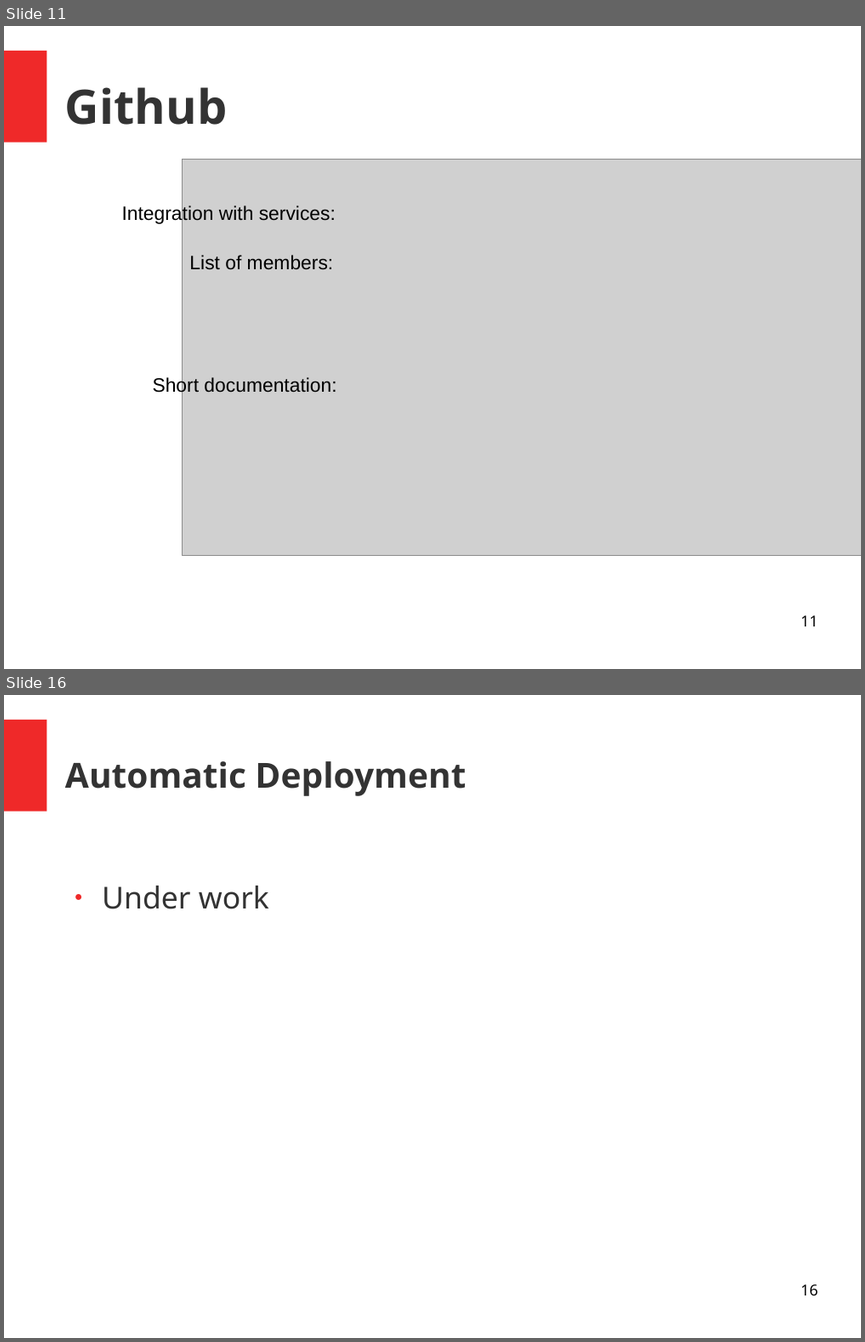
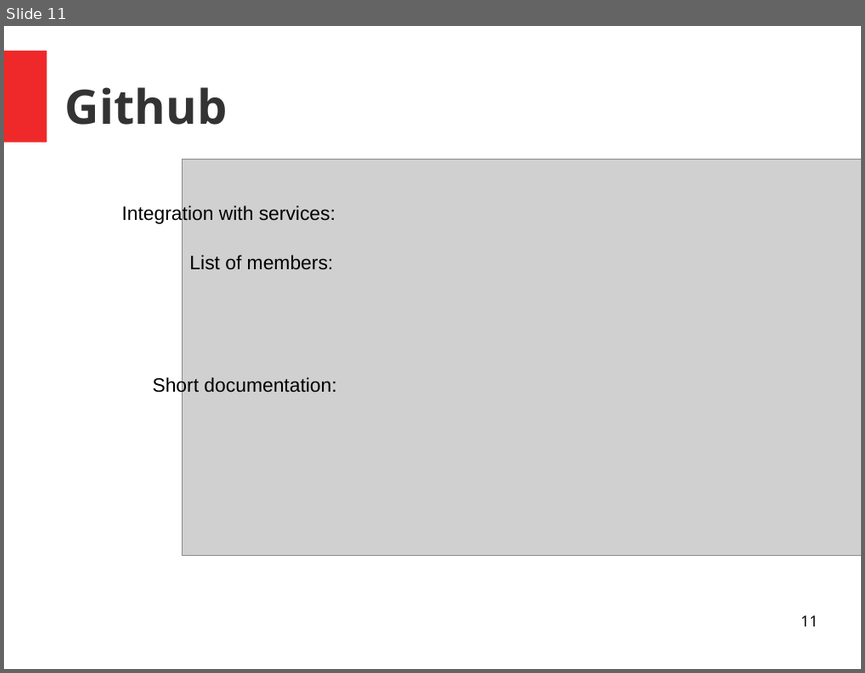
Before and after one commit to unige-pinfo-2019/PInfo3, a slide deck: Docs/Presentations/pres2.odp. Shown one above the other, each under a label of ours: slides 11 and 16 before the commit, slide 11 after it; the slides between them are not shown. The pictures are 865x1342 and 865x673 pixels, drawn with LibreOffice and Linux fonts; fonts in the diff are those of the drawing; grey boxes stand for pictures. Boxes give left, top, right and bottom in pixels: in the first picture for what was removed or moved away, otherwise in the second. Text is boxed around its words. In the diff, an @@ line names an element or a change of style, - is before the commit and + after.

Commit message:
presentation update + deploy script update

```diff
--- a/Docs/Presentations/pres2.odp
+++ b/Docs/Presentations/pres2.odp
@@ slide 16 removed at (x1=4, y1=695, x2=861, y2=1338), background #FFFFFF; not listed: 1 template element that a slide beside it also shows @@
@@ title removed at (x1=65, y1=761, x2=466, y2=796) @@
-Automatic Deployment
@@ text removed at (x1=102, y1=885, x2=269, y2=909) @@
-● Under work
@@ page number removed at (x1=800, y1=1284, x2=817, y2=1296) @@
-16
```
Also in this commit, not shown: 3 slides changed, 5 slides added, 6 other slides removed, 1 other file.
